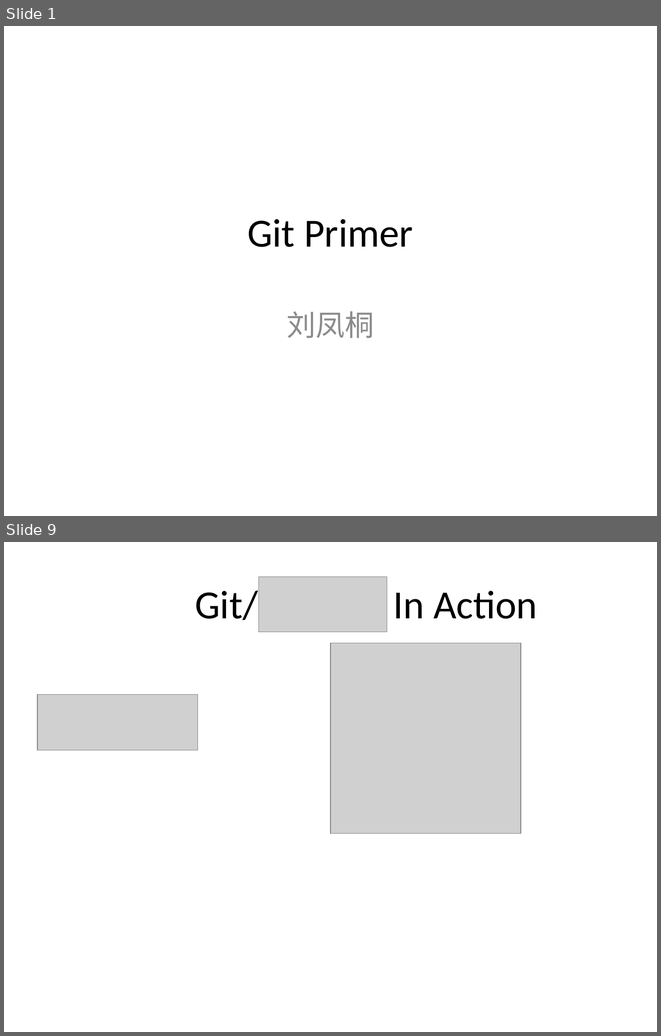
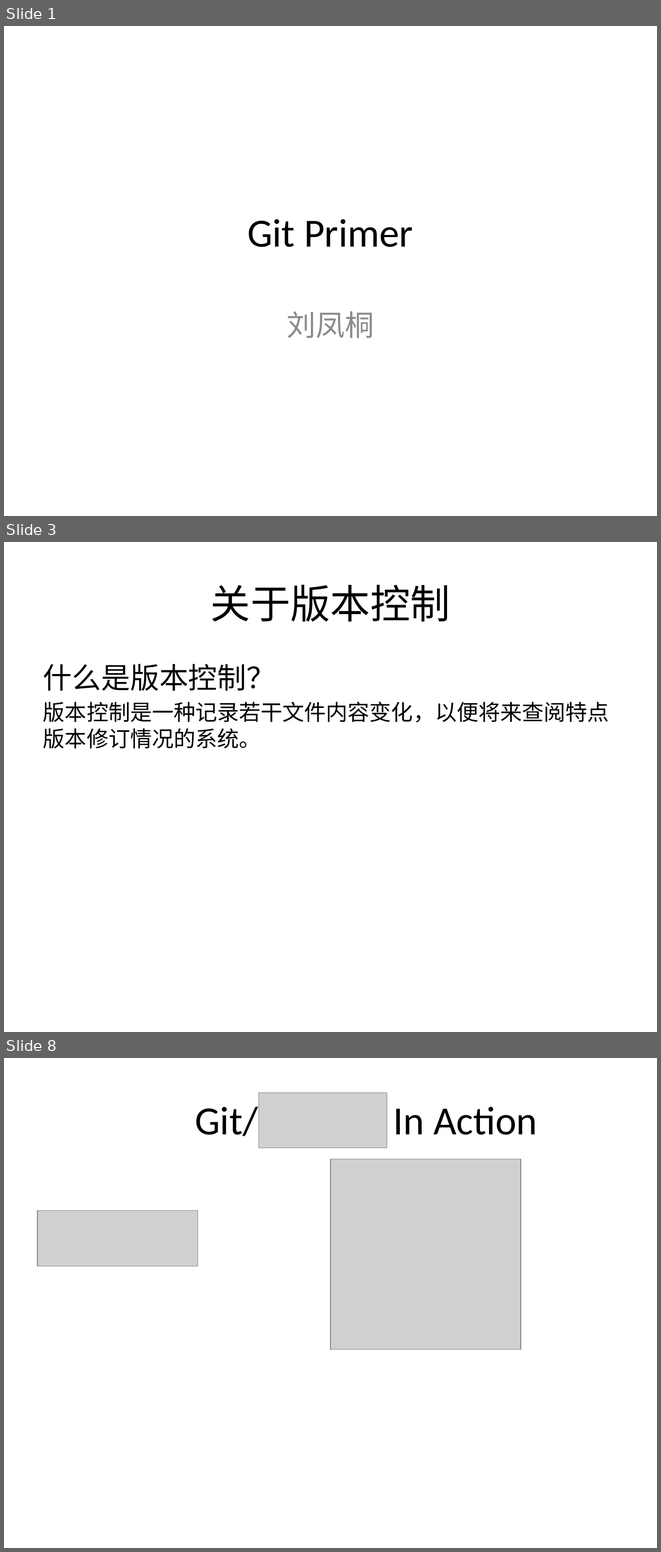
Before and after one commit to lftong/tong-doc, a slide deck: Git Primer.pptx. Shown one above the other, each under a label of ours: slides 1 and 9 before the commit, slides 1, 3 and 8 after it; the slides between them are not shown. The pictures are 661x1036 and 661x1552 pixels, drawn with LibreOffice and Linux fonts; fonts in the diff are those of the drawing; grey boxes stand for pictures. Boxes give left, top, right and bottom in pixels: in the first picture for what was removed or moved away, otherwise in the second. Text is boxed around its words. In the diff, an @@ line names an element or a change of style, - is before the commit and + after.

```diff
--- a/Git Primer.pptx
+++ b/Git Primer.pptx
@@ slide 3 added at (x1=4, y1=542, x2=657, y2=1032), background #FFFFFF @@
@@ title added at (x1=211, y1=584, x2=450, y2=622), 44 pt, text #000000 @@
+关于版本控制
@@ text added at (x1=43, y1=664, x2=609, y2=749), 24 pt, text #000000 @@
+什么是版本控制？
+版本控制是一种记录若干文件内容变化，以便将来查阅特点版本修订情况的系统。
@@ what was slide 9 is now slide 8 @@
```
Also in this commit, not shown: 3 slides changed, 2 other slides added, 4 slides removed.
